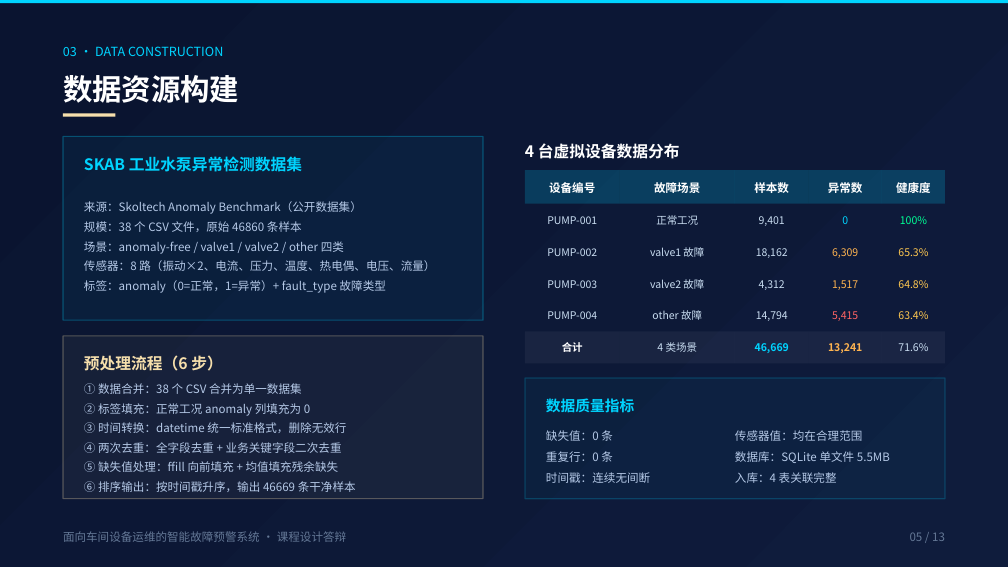
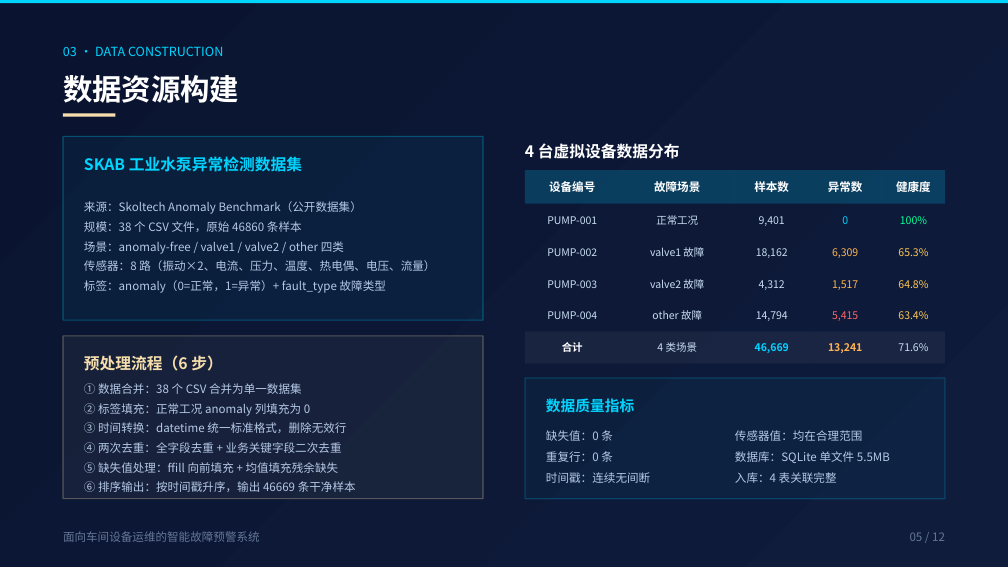
Before and after one commit to longbao1001/Vibecodingproject, a slide deck: slide 5 of 课程设计答辩PPT.pptx. Drawn at 1008x567 pixels with LibreOffice and Linux fonts; fonts in the diff are those of the drawing. Boxes give left, top, right and bottom in pixels: in the first picture for what was removed or moved away, otherwise in the second. Text is boxed around its words. In the diff, an @@ line names an element or a change of style, - is before the commit and + after.

```diff
--- a/课程设计答辩PPT.pptx
+++ b/课程设计答辩PPT.pptx
@@ text at [63,531,260,542]: text changed @@
-面向车间设备运维的智能故障预警系统 · 课程设计答辩
+面向车间设备运维的智能故障预警系统
```
Also in this commit, not shown: 11 other slides changed, 1 slide removed, 3 other files.
